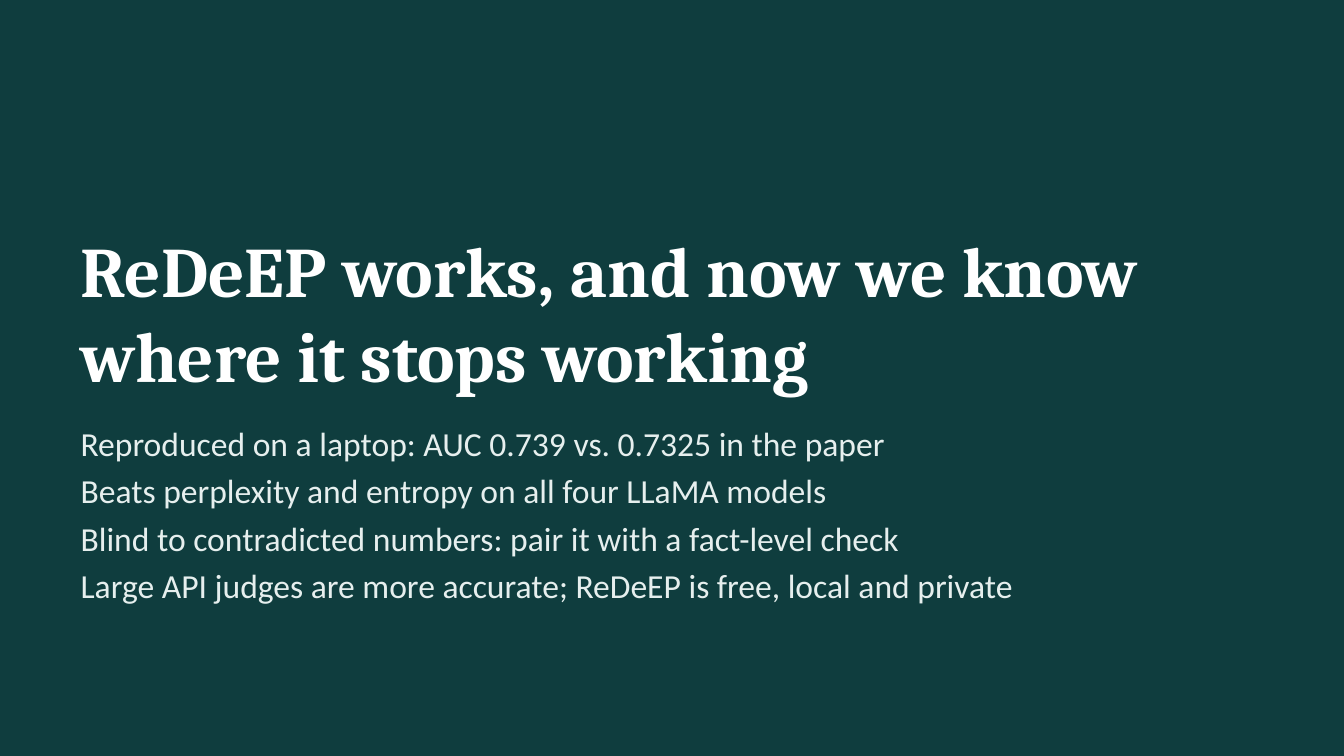
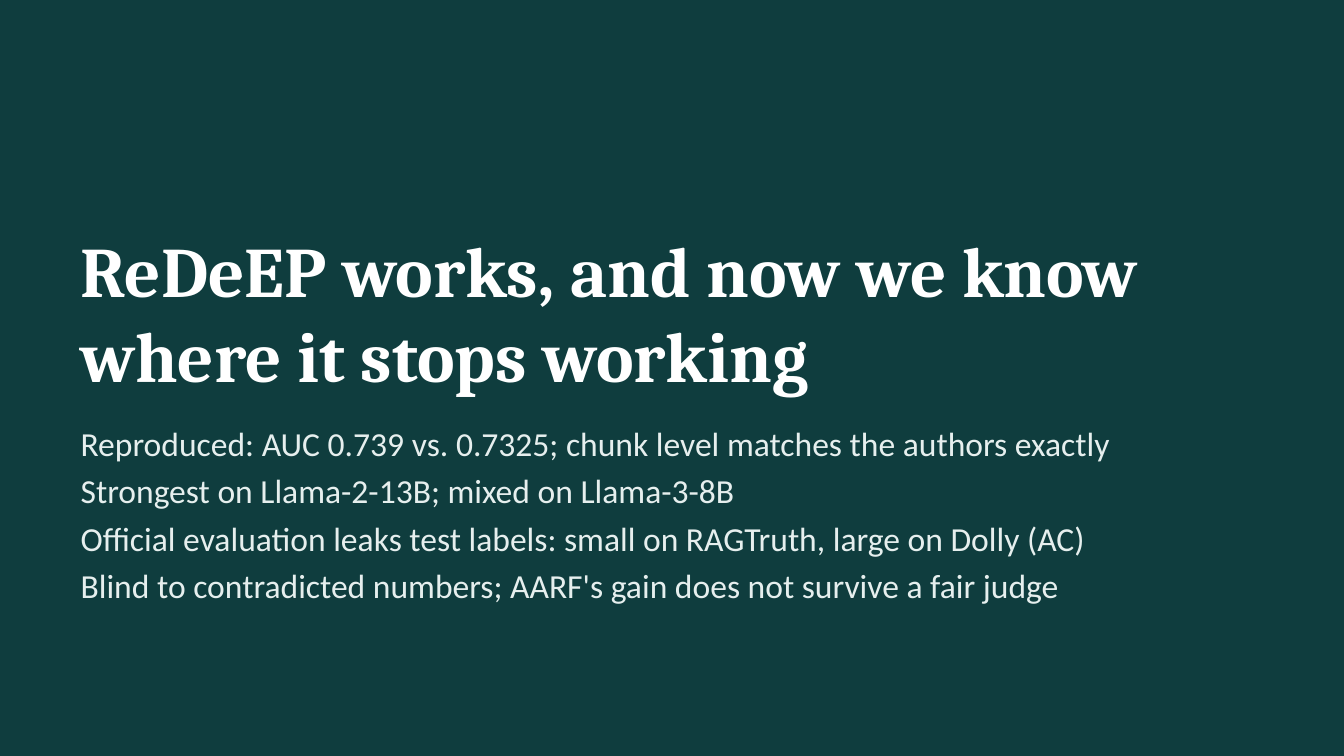
Before and after one commit to ad1thyaaa/ReDeEP-Reproduction-Robustness, a slide deck: slide 15 of presentation/ReDeEP_presentation.pptx (slide 12 before the commit). Drawn at 1344x756 pixels with LibreOffice and Linux fonts; fonts in the diff are those of the drawing. Boxes give left, top, right and bottom in pixels: in the first picture for what was removed or moved away, otherwise in the second. Text is boxed around its words. In the diff, an @@ line names an element or a change of style, - is before the commit and + after.

```diff
--- a/presentation/ReDeEP_presentation.pptx
+++ b/presentation/ReDeEP_presentation.pptx
@@ text at (x1=81, y1=432, x2=1110, y2=604): text changed @@
-Reproduced on a laptop: AUC 0.739 vs. 0.7325 in the paper
-Beats perplexity and entropy on all four LLaMA models
-Blind to contradicted numbers: pair it with a fact-level check
-Large API judges are more accurate; ReDeEP is free, local and private
+Reproduced: AUC 0.739 vs. 0.7325; chunk level matches the authors exactly
+Strongest on Llama-2-13B; mixed on Llama-3-8B
+Official evaluation leaks test labels: small on RAGTruth, large on Dolly (AC)
+Blind to contradicted numbers; AARF's gain does not survive a fair judge
```
Also in this commit, not shown: 1 other slide changed, 3 slides added, 53 other files.
